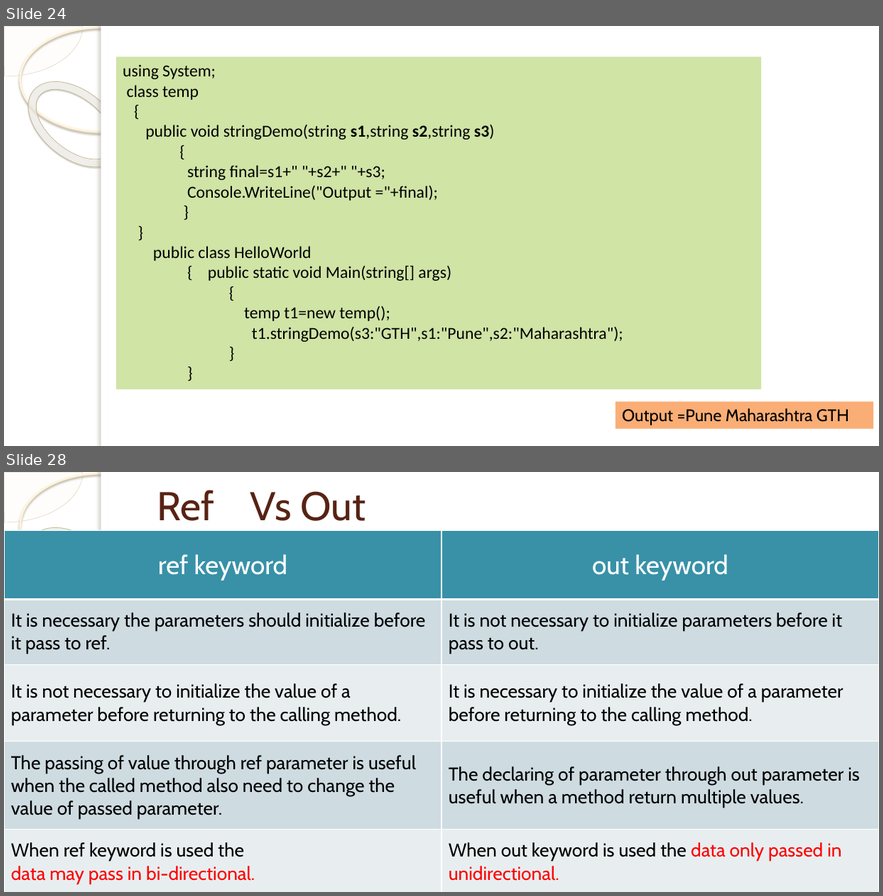
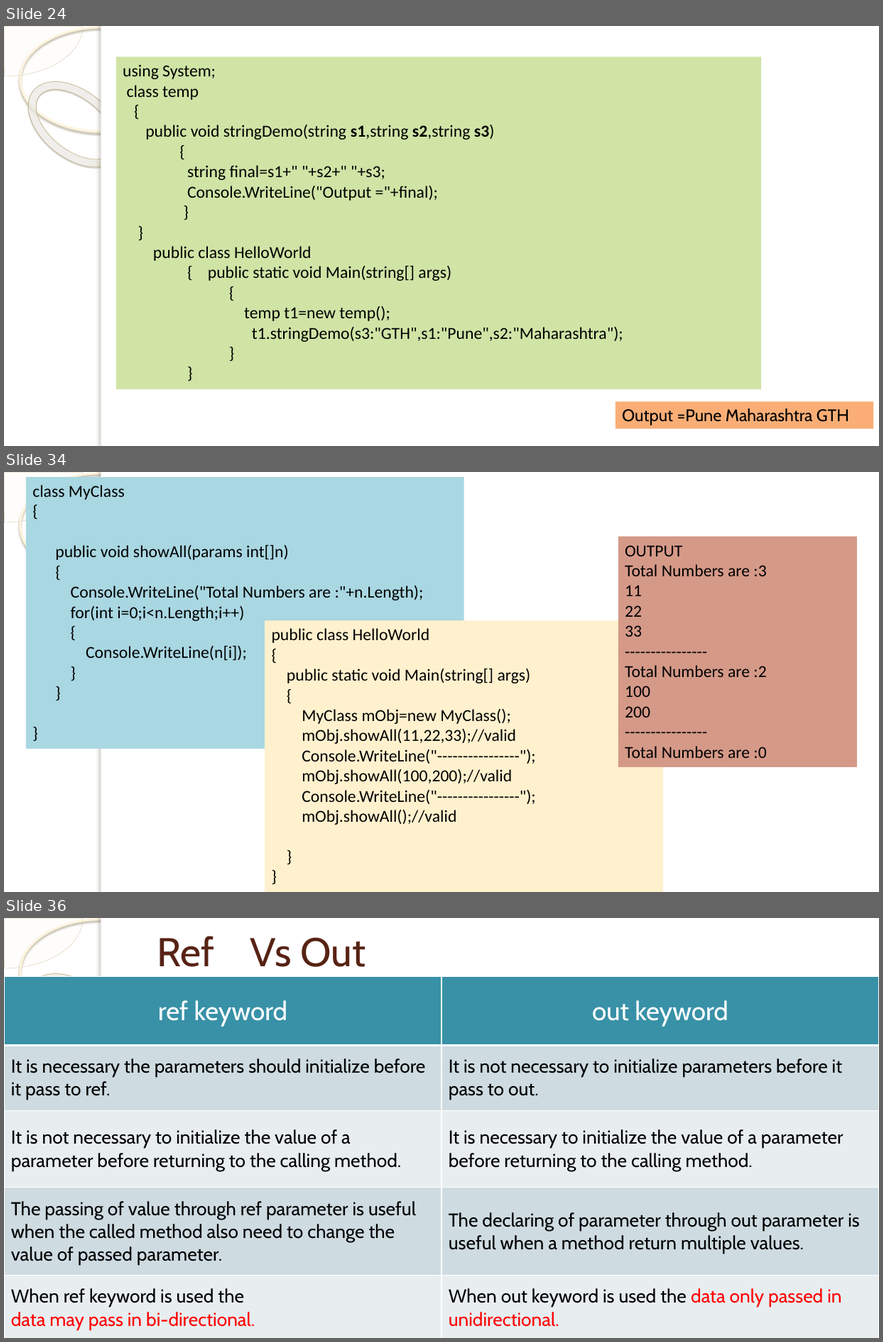
Before and after one commit to pravin9696/TypesOfParametersDemo210524, a slide deck: PPT/C# Class structure and objects.pptx. Shown one above the other, each under a label of ours: slides 24 and 28 before the commit, slides 24, 34 and 36 after it; the slides between them are not shown. The pictures are 883x896 and 883x1342 pixels, drawn with LibreOffice and Linux fonts; fonts in the diff are those of the drawing; background and template pictures are left out. Boxes give left, top, right and bottom in pixels: in the first picture for what was removed or moved away, otherwise in the second. Text is boxed around its words. In the diff, an @@ line names an element or a change of style, - is before the commit and + after.

Commit message:
New mofied PPF added new examples added as below
Out parameters
In parameters
Parameter array (Params)
Default Or Optional parameter

```diff
--- a/PPT/C# Class structure and objects.pptx
+++ b/PPT/C# Class structure and objects.pptx
@@ slide 34 added at (4,472,879,892), background picture (left out); not listed: 5 template elements that a slide beside it also shows @@
@@ rectangle added at (26,478,464,749), fill #A9D7E2, 18 pt, text #000000 @@
+class MyClass
+{
+public void showAll(params int[]n)
+{
+Console.WriteLine("Total Numbers are :"+n.Length);
+for(int i=0;i<n.Length;i++)
+{
+Console.WriteLine(n[i]);
+}
+}
+}
@@ rectangle added at (617,537,857,767), fill #D59988, 18 pt, text #000000 @@
+OUTPUT
+Total Numbers are :3
+11
+22
+33
+----------------
+Total Numbers are :2
+100
+200
+----------------
+Total Numbers are :0
@@ rectangle added at (265,620,664,892), fill #FFF1CE, 18 pt, text #000000 @@
+public class HelloWorld
+{
+public static void Main(string[] args)
+{
+MyClass mObj=new MyClass();
+mObj.showAll(11,22,33);//valid
+Console.WriteLine("----------------");
+mObj.showAll(100,200);//valid
+Console.WriteLine("----------------");
+mObj.showAll();//valid
+}
+}
@@ what was slide 28 is now slide 36 @@
```
Also in this commit, not shown: 5 slides changed, 7 other slides added, 2 other files.
